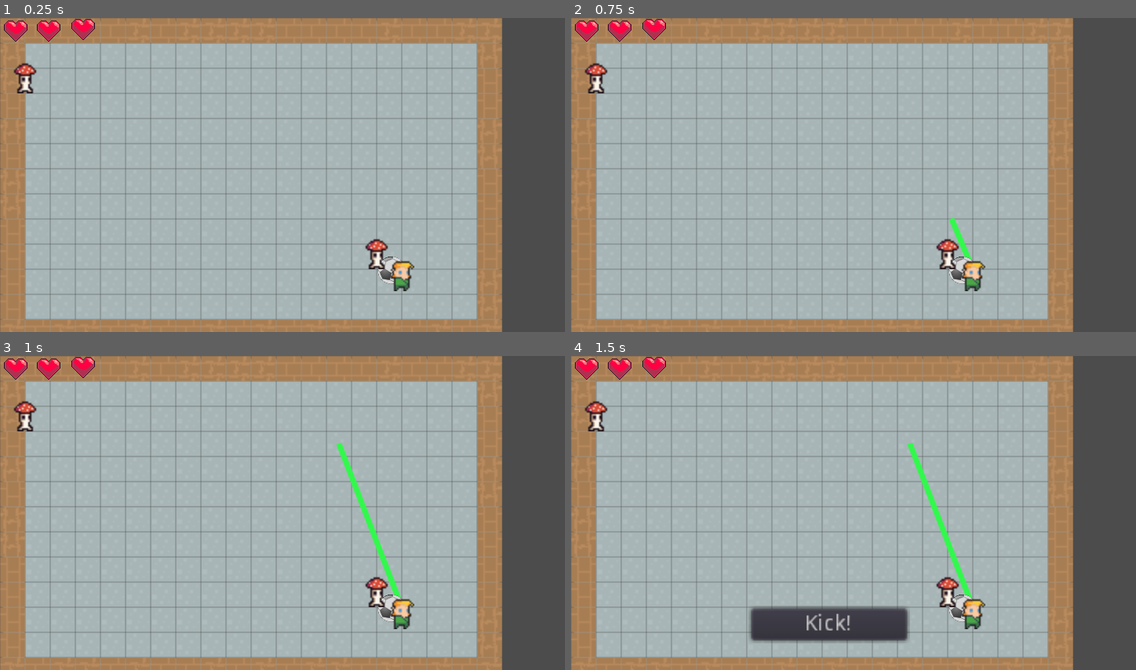
Above: before the commit, frames 1-4 (two rows, left to right).
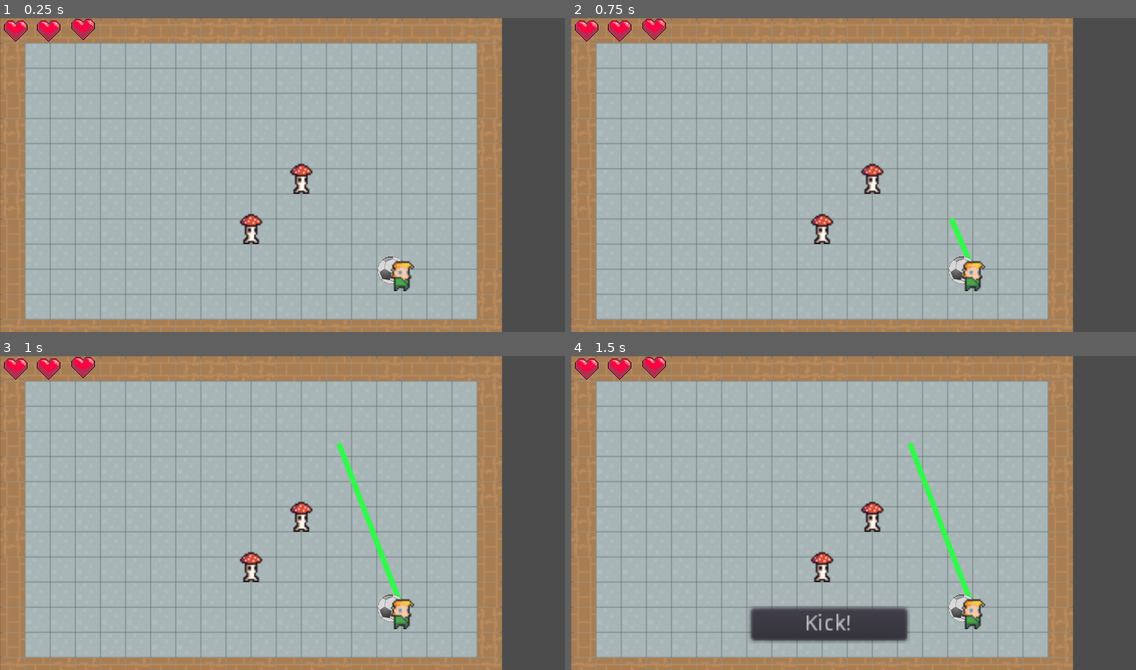
Above: after the commit, the same moments.

Repository: timruffles/7drl2021
Game: Godot game, scene res://scripts/KickProto.tscn
Same seed, same stepped clock (60 frames per second), same inputs: the game is played once before the commit and once after it. This scene is started directly instead of the project's main scene.
Inputs (mouse positions are in pixels of both pictures, inside the frame that each line leads up to):
- Up to frame 1 (0.25 s): no input
- Up to frame 2 (0.75 s): tap Enter at 0.5 s; drag from (972, 275) to (910, 105) at 0.52 s
- Up to frame 3 (1 s): no input
- Up to frame 4 (1.5 s): drag from (740, 528) to (825, 575) at 1.27 s

The runs differ from the first frame. In frame 1, 1.1% of the frame differs, in the area x 2-69%, y 14-80%; in frame 2, 1.1%; in frame 3, 1.1%; in frame 4, 1.1%.

Commit message:
todo

Diff:
--- a/scripts/KickGame.gd
+++ b/scripts/KickGame.gd
@@ -24,10 +24,11 @@
 	$KickButton.visible = false
 	$Aimer.visible = false
 
+	# TODO integrate procedural generation of the level
 	var entities = [
 		Rules.Entity.new("player", Vector2(16,10)),
-		Rules.Entity.new("enemy", Vector2(15,9)),
-		Rules.Entity.new("enemy", Vector2(1,2)),
+		Rules.Entity.new("enemy", Vector2(12,6)),
+		Rules.Entity.new("enemy", Vector2(10,8)),
 	]
 	rules = Rules.new(18, 11, entities)
 
